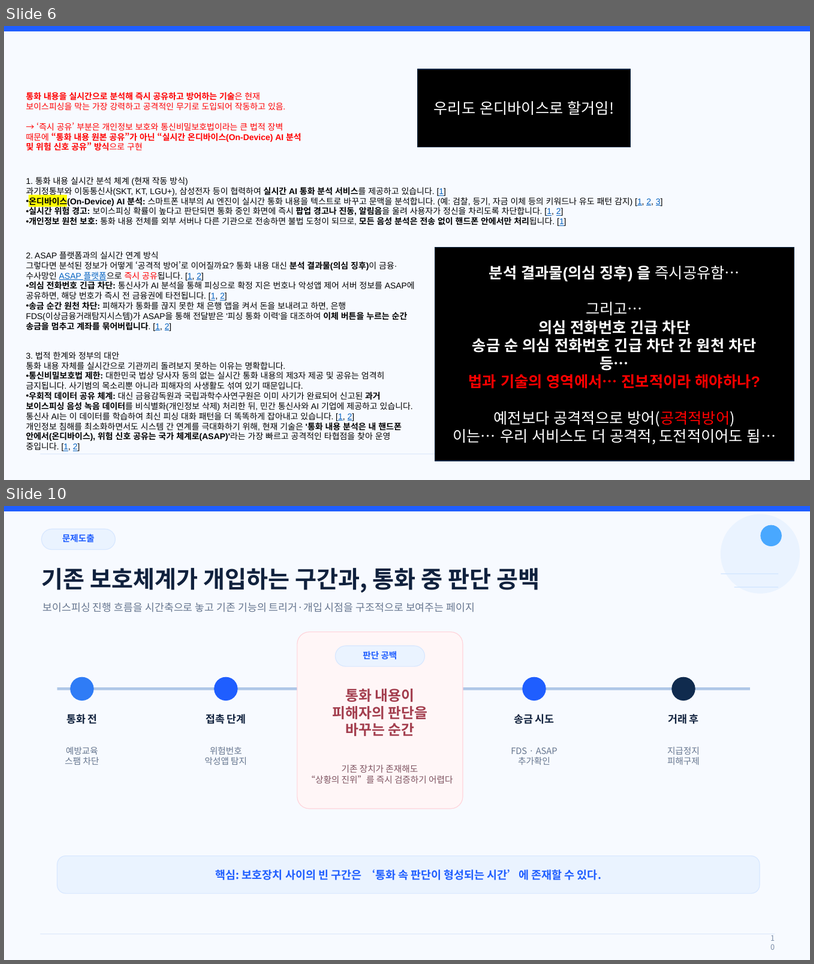
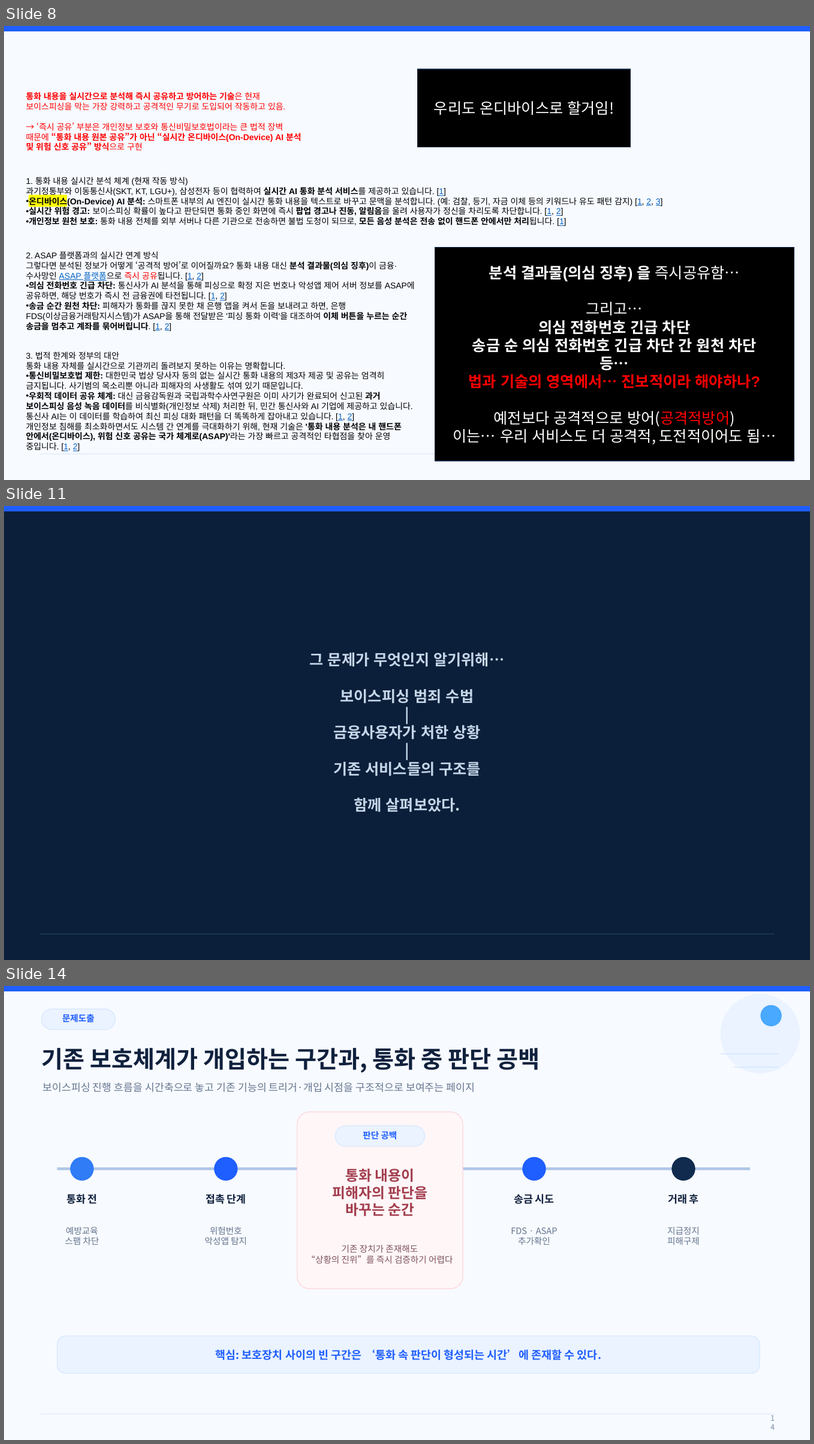
Before and after one commit to hamhj7694/AIXTeamProject2, a slide deck: 01_docs/01_proposal/01.frow/03_제안서 본작성.pptx. Shown one above the other, each under a label of ours: slides 6 and 10 before the commit, slides 8, 11 and 14 after it; the slides between them are not shown. The pictures are 814x964 and 814x1444 pixels, drawn with LibreOffice and Linux fonts; fonts in the diff are those of the drawing. Boxes give left, top, right and bottom in pixels: in the first picture for what was removed or moved away, otherwise in the second. Text is boxed around its words. In the diff, an @@ line names an element or a change of style, - is before the commit and + after.

```diff
--- a/01_docs/01_proposal/01.frow/03_제안서 본작성.pptx
+++ b/01_docs/01_proposal/01.frow/03_제안서 본작성.pptx
@@ slide 11 added at (4, 506, 810, 960), background #0B1F3A; not listed: 1 template element that a slide beside it also shows @@
@@ text added at (310, 652, 504, 812), 18 pt, text #C5D6E8, bold @@
+그 문제가 무엇인지 알기위해…
+보이스피싱 범죄 수법
+|
+금융사용자가 처한 상황
+|
+기존 서비스들의 구조를
+함께 살펴보았다.
@@ line added from (40, 934) to (776, 934), #244465 0.8 pt @@
@@ what was slide 6 is now slide 8 @@
@@ what was slide 10 is now slide 14 @@
@@ page number at (763, 1417, 782, 1428): text changed @@
-10
+14
```
Also in this commit, not shown: 6 slides changed, 4 other slides added, 1 other file.
